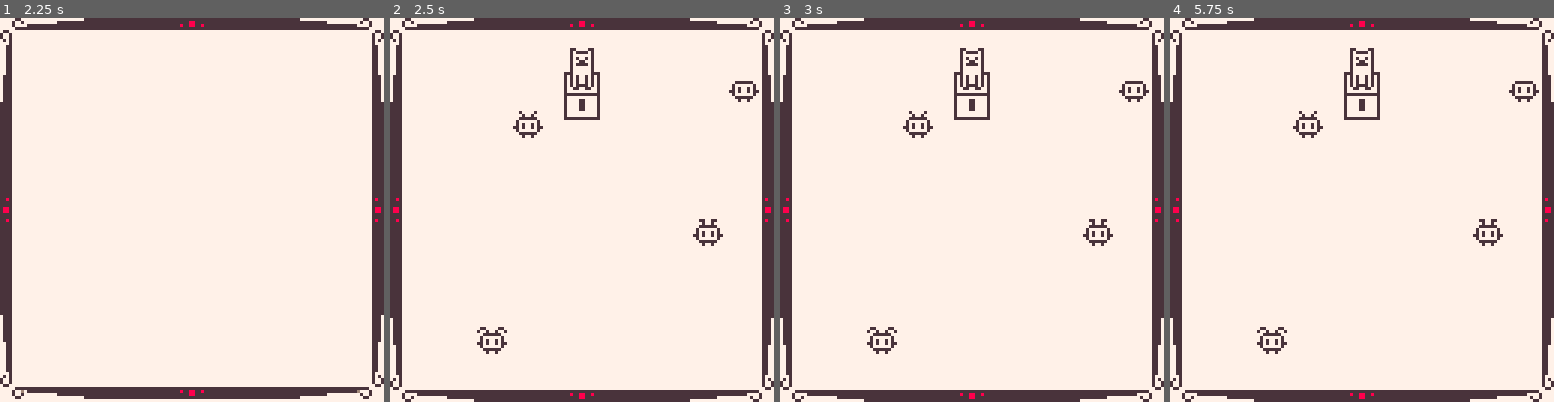
Above: before the commit, frames 1-4 (left to right).
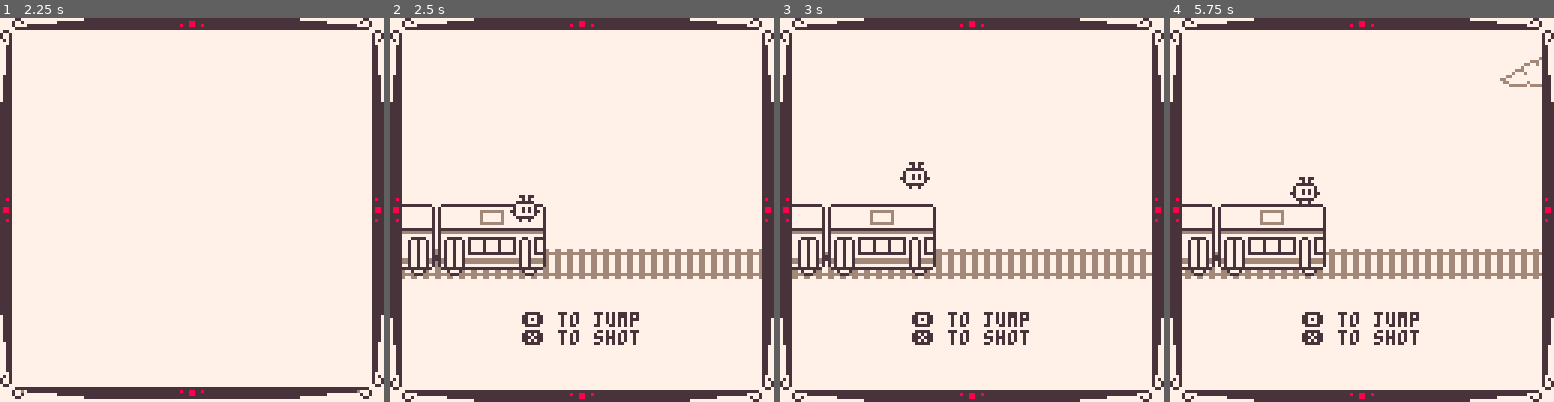
Above: after the commit, the same moments.

Repository: yurkth/BIB
Game: PICO-8 cartridge bib.p8
Same seed, same stepped clock (60 frames per second), same inputs: the game is played once before the commit and once after it.
Inputs:
- Up to frame 1 (2.25 s): tap O (Z key) at 0.7, 1.7, 2.1 s
- Up to frame 2 (2.5 s): no input
- Up to frame 3 (3 s): tap O (Z key) at 2.5, 2.9 s
- Up to frame 4 (5.75 s): tap O (Z key) every 0.4 s from 3.3 to 5.7 s

Frame 1 is identical in both runs. In frame 2, 8.7% of the frame differs, in the area x 3-97%, y 7-88%; in frame 3, 8.7%; in frame 4, 8.9%.

Commit message:
Added game

Diff:
--- a/bib.p8
+++ b/bib.p8
@@ -9,13 +9,18 @@
 function _init()
  poke(0x5f15,133)
  poke(0x5f16,134)
+ cnt=0
  scene.active(scene.title)
 end
 
 scene={
  active=function(s)
   s.init()
-  _update=s.update
+  _update=function()
+   cnt=(cnt+1)%120
+   --printh(cnt)
+   s.update()
+  end
   _draw=s.draw
  end
 }
@@ -25,11 +30,9 @@
 	 anim=0
 	 fx0=16 fy0=22 fx1=fx0+95 fy1=fy0+47
 	 offt=75
-	 msgf=0
 	 code="111011110110211101120212201201221011021120101211012012102"
  end,
  update=function()
-  msgf=(msgf+1)%40
   if anim==0 then
    offt=lerp(offt,0,.2)
    if (flr(offt)==0) anim=1
@@ -50,15 +53,18 @@
  end,
  draw=function()
   cls(7)
+  -- header & footer
   morse(code,7,3)
   morse(code,7,124)
+  -- text
   spr12(1,22,82,1,2)
-  print("press 🅾️ to start",39,93,msgf>=20 and 5 or 7)
+  print("press 🅾️ to start",39,93,cnt%40>=20 and 5 or 7)
   if anim<2 then
    if (anim==1) fillp(0x5a5a.8)
    rectfill(22,82,105,105,7)
    fillp()
   end
+  -- title
   frame(fx0,fy0,fx1,fy1)
   if offt<75 and offt>-74 then
    local offx=fx0+offt+17
@@ -73,16 +79,37 @@
 }
 
 scene.game={
- init=function() end,
- update=function() end,
+ init=function()
+  ply=59
+  jump={flag=false,dy=-6,y=0}
+  shot={flag=false}
+  clouds={}
+  enemies={}
+  birds={}
+ end,
+ update=function()
+  --jump
+  if(btn(🅾️)) jump.flag=true
+  if(jump.flag) jump.y+=jump.dy jump.dy+=1
+  if(jump.dy>6) jump.flag=false jump.dy=-6
+  --clouds
+  for c in all(clouds) do
+   c[1]-=.25
+   if(c[1]<=-20) del(clouds,c)
+  end
+  if(cnt==0 and rnd()<.6 and #clouds<2) add(clouds,{124,flr(rnd(24))+4})
+ end,
  draw=function()
   cls(7)
   frame(0,0,127,127)
-  spr12t(1,4.5,.5,1,2)
-  spr12t(4,9,1)
-  spr12t(5,3,2)
-  spr12t(6,8,5)
-  spr12t(7,2,8)
+  print("🅾️ to jump\n❎ to shot",44,98,5)
+  -- rail
+  for i=0,10 do
+	  spr12(26,4+i*12-(cnt*1.5)%4,76)
+	 end
+  spr12(30,4,62,4,2) -- train
+  sspr(73,3,10,9,40,ply+jump.y) -- player
+  foreach(clouds, function(c) spr12(22,c[1],c[2],2,1) end) --clouds
  end
 }
 -->8
Not shown, changed: 171 lines of the sprite sheet (__gfx__) section of bib.p8
Not shown, changed: the thumbnail (__label__) section of bib.p8
